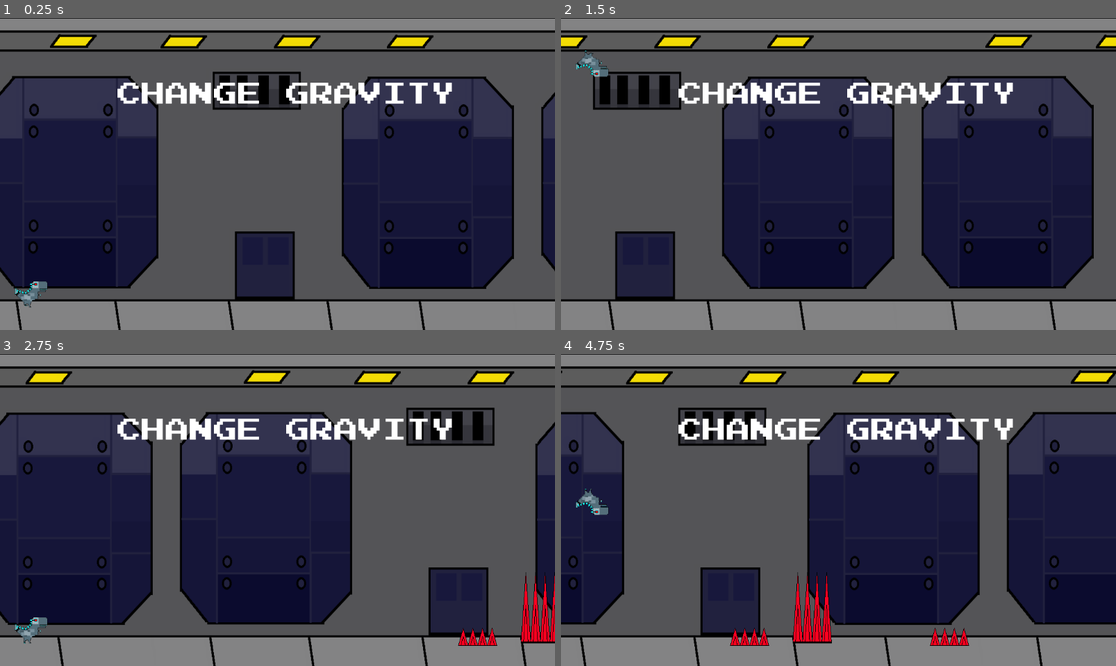
Above: before the commit, frames 1-4 (two rows, left to right).
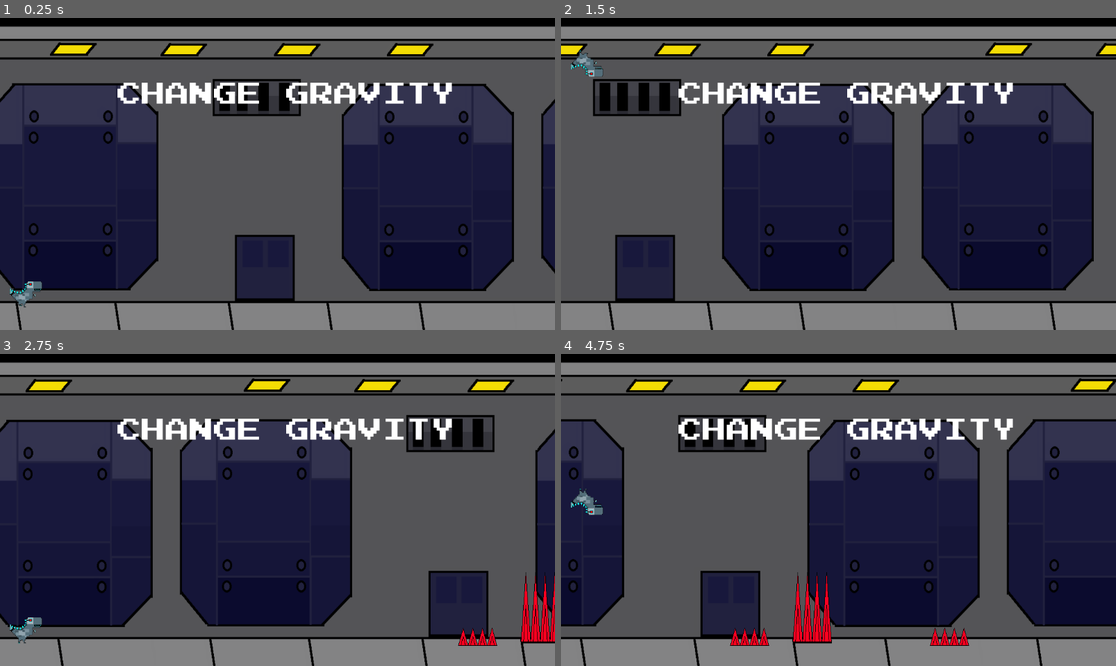
Above: after the commit, the same moments.

Repository: acecameron/Beginners-Jam-Aut2025-Submission
Game: Godot game, scene res://Scenes/level_g_switch.tscn
The game is run twice, just before and just after one commit, with the same random seed, the same clock (stepped at 60 frames per second) and the same inputs. The project has no main scene, so this scene is started directly.
Inputs:
- Up to frame 1 (0.25 s): no input
- Up to frame 2 (1.5 s): tap Space (Jump) at 0.77, 1.07 s
- Up to frame 3 (2.75 s): tap Space (Jump) at 1.52, 1.82 s
- Up to frame 4 (4.75 s): tap Space (Jump) at 3.02, 3.32, 3.77, 4.07, 4.52 s

The runs differ from the first frame. In frame 1, 16% of the frame differs, in the area x 0-100%, y 0-100%; in frame 2, 15%; in frame 3, 15%; in frame 4, 16%.

Commit message:
Add files via upload

Diff:
--- a/Scenes/game_manager.tscn
+++ b/Scenes/game_manager.tscn
@@ -1,8 +1,9 @@
-[gd_scene load_steps=4 format=3 uid="uid://oo6wlybn4agn"]
+[gd_scene load_steps=5 format=3 uid="uid://oo6wlybn4agn"]
 
 [ext_resource type="Script" uid="uid://dtrvjfcmr5y3u" path="res://Scripts/game_manager.gd" id="1_mmt5l"]
 [ext_resource type="FontFile" uid="uid://xfehdl70wchs" path="res://Data/Fonts/nintendo-nes-font.otf" id="2_fgdfb"]
 [ext_resource type="Texture2D" uid="uid://cu1f3u618i552" path="res://Sprites/Game_Over_Button.png" id="3_yqty0"]
+[ext_resource type="AudioStream" uid="uid://c0w35nnyw6xqx" path="res://Sounds/collect-points-190037.mp3" id="4_mmt5l"]
 
 [node name="Game_Manager" type="Node2D"]
 script = ExtResource("1_mmt5l")
@@ -114,6 +115,9 @@
 [node name="SwitchTimer" type="Timer" parent="."]
 one_shot = true
 
+[node name="hunderd_pts_sound" type="AudioStreamPlayer" parent="."]
+stream = ExtResource("4_mmt5l")
+
 [connection signal="timeout" from="ScoreTimer" to="." method="_on_score_timer_timeout"]
 [connection signal="pressed" from="CanvasLayer/Game_Over/VBoxContainer/Start_Over_Button" to="." method="_on_start_over_button_pressed"]
 [connection signal="timeout" from="SwitchTimer" to="." method="_on_switch_timer_timeout"]
--- a/Scenes/level_base.tscn
+++ b/Scenes/level_base.tscn
@@ -34,6 +34,10 @@
 [node name="ObstacleTimer" type="Timer" parent="."]
 autostart = true
 
+[node name="TextTimer" type="Timer" parent="."]
+one_shot = true
+autostart = true
+
 [node name="Label" type="Label" parent="."]
 z_index = 1
 offset_left = 2.0
@@ -47,3 +51,4 @@
 vertical_alignment = 1
 
 [connection signal="timeout" from="ObstacleTimer" to="." method="_on_obstacle_timer_timeout"]
+[connection signal="timeout" from="TextTimer" to="." method="_on_text_timer_timeout"]
--- a/Scenes/level_flappy.tscn
+++ b/Scenes/level_flappy.tscn
@@ -45,7 +45,7 @@
 texture = ExtResource("3_fpi4d")
 
 [node name="Player_Flappy" parent="." index="3" instance=ExtResource("3_ldv6u")]
-position = Vector2(76, 280)
+position = Vector2(51, 280)
 
 [node name="Camera2D" type="Camera2D" parent="Player_Flappy" index="0"]
 position = Vector2(500, 0)
@@ -53,7 +53,7 @@
 limit_top = 0
 limit_bottom = 0
 
-[node name="Label" parent="." index="4"]
+[node name="Label" parent="." index="5"]
 text = "FLY"
 
 [connection signal="game_over" from="Player_Flappy" to="." method="_on_player_flappy_game_over"]
--- a/Scenes/level_g_switch.tscn
+++ b/Scenes/level_g_switch.tscn
@@ -62,7 +62,7 @@
 [node name="TextureRect" parent="Background/ParallaxLayer" index="0"]
 material = SubResource("ShaderMaterial_1trqq")
 offset_left = -5.0
-offset_top = 1.0
+offset_top = 19.0
 offset_right = 1206.0
 offset_bottom = 732.0
 texture = ExtResource("3_cqvi5")
@@ -71,7 +71,7 @@
 wait_time = 0.5
 
 [node name="Player_G-Switch" parent="." index="2" instance=ExtResource("2_ln2fx")]
-position = Vector2(62, 575)
+position = Vector2(51, 575)
 
 [node name="Camera2D" type="Camera2D" parent="Player_G-Switch" index="4"]
 position = Vector2(500, 0)
@@ -79,7 +79,7 @@
 limit_top = 0
 limit_bottom = 0
 
-[node name="Label" parent="." index="3"]
+[node name="Label" parent="." index="4"]
 offset_right = 1187.0
 text = "CHANGE GRAVITY"
 
--- a/Scenes/level_normal.tscn
+++ b/Scenes/level_normal.tscn
@@ -77,7 +77,7 @@
 limit_top = 0
 limit_bottom = 0
 
-[node name="Label" parent="." index="3"]
+[node name="Label" parent="." index="4"]
 text = "JUMP"
 
 [connection signal="game_over" from="Player_Dinasour" to="." method="_on_player_dinasour_game_over"]
--- a/Scenes/player_base.tscn
+++ b/Scenes/player_base.tscn
@@ -1,7 +1,8 @@
-[gd_scene load_steps=6 format=3 uid="uid://cqlv30mlc06i6"]
+[gd_scene load_steps=7 format=3 uid="uid://cqlv30mlc06i6"]
 
 [ext_resource type="Script" uid="uid://b2c2gocpwp8jm" path="res://Scripts/player_base.gd" id="1_rwrnp"]
 [ext_resource type="Texture2D" uid="uid://csa1rfvrin6dy" path="res://Sprites/PlaceholderPlayer.png" id="2_mv22w"]
+[ext_resource type="AudioStream" uid="uid://dj101kkovc2yf" path="res://Sounds/game-fail-90322.mp3" id="3_mv22w"]
 
 [sub_resource type="RectangleShape2D" id="RectangleShape2D_0xnfe"]
 size = Vector2(53, 50.25)
@@ -42,4 +43,7 @@
 [node name="enemy_collision_hitbox" type="CollisionShape2D" parent="enemy_collison_area"]
 shape = SubResource("CircleShape2D_156ip")
 
+[node name="GameFailPlayer" type="AudioStreamPlayer" parent="."]
+stream = ExtResource("3_mv22w")
+
 [connection signal="area_entered" from="enemy_collison_area" to="." method="_on_enemy_collison_area_area_entered"]
